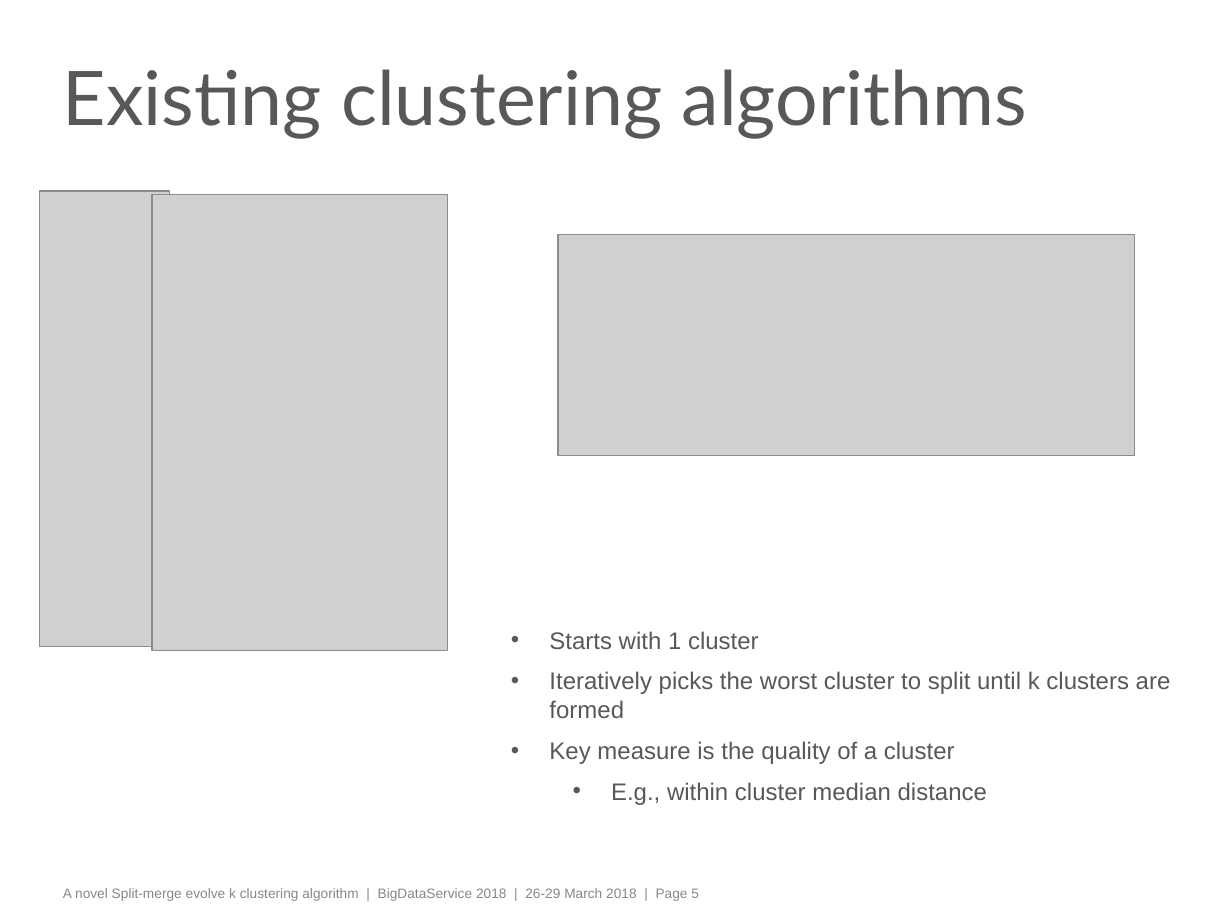
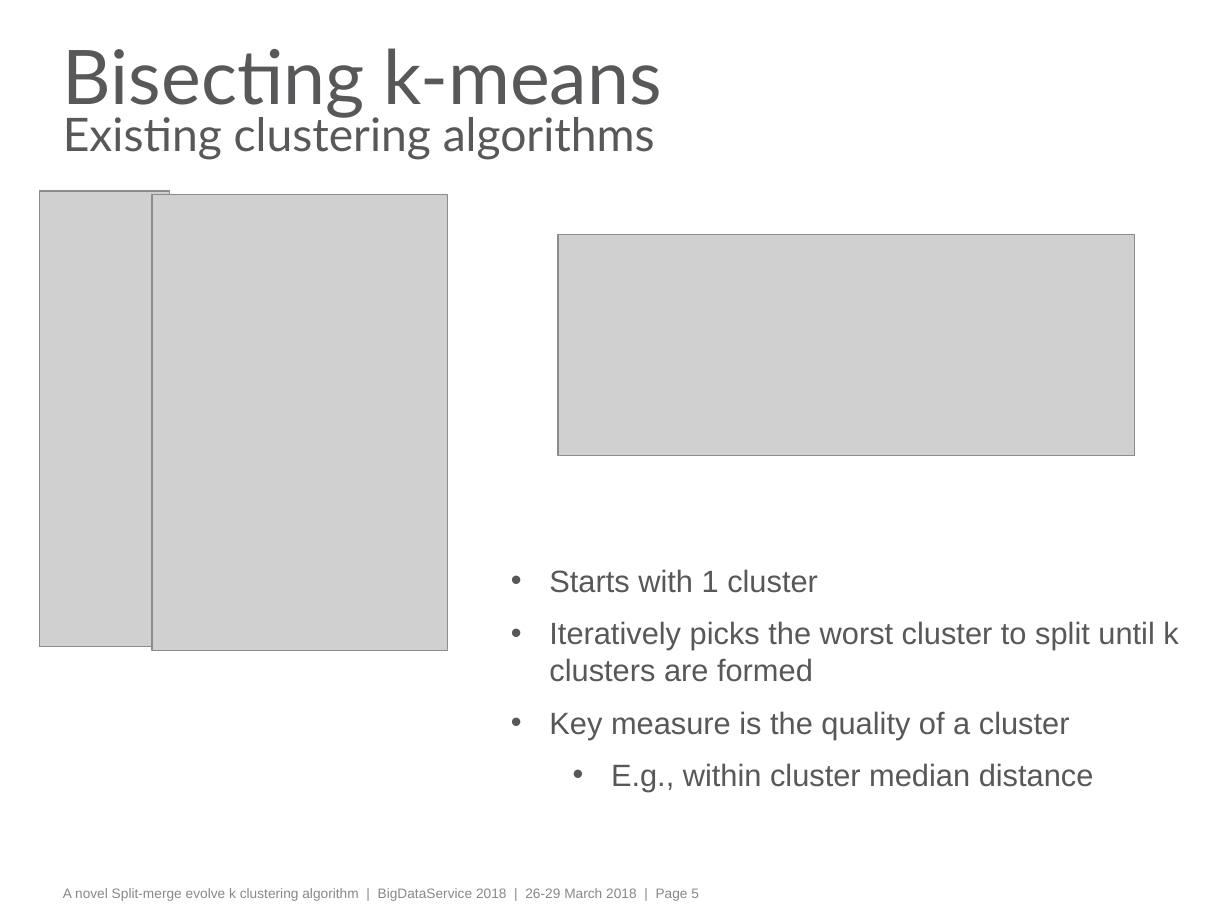
Before and after one commit to manmustbecool/Split-merge-evolve-k-clustering, a slide deck: slide 5 of SplitMergeEvolveClustering.pptx. Drawn at 1232x924 pixels with LibreOffice and Linux fonts; fonts in the diff are those of the drawing; grey boxes stand for pictures; background and template pictures are left out. Boxes give left, top, right and bottom in pixels: in the first picture for what was removed or moved away, otherwise in the second. Text is boxed around its words. In the diff, an @@ line names an element or a change of style, - is before the commit and + after.

```diff
--- a/SplitMergeEvolveClustering.pptx
+++ b/SplitMergeEvolveClustering.pptx
@@ title at <box>63,48,662,160</box>: text changed; size 44 to 27 pt @@
-Existing clustering algorithms
+Bisecting k-means
+Existing clustering algorithms
@@ text "Starts with 1 cluster": place and size @@
-text "Starts with 1 cluster" at <box>549,631,1171,805</box>
+text "Starts with 1 cluster" at <box>549,569,1178,792</box>
@@ text "Starts with 1 cluster" at <box>549,569,1178,792</box>: size 14 to 18 pt; more space between paragraphs @@
```
Also in this commit, not shown: 4 other slides changed, 2 other files.
